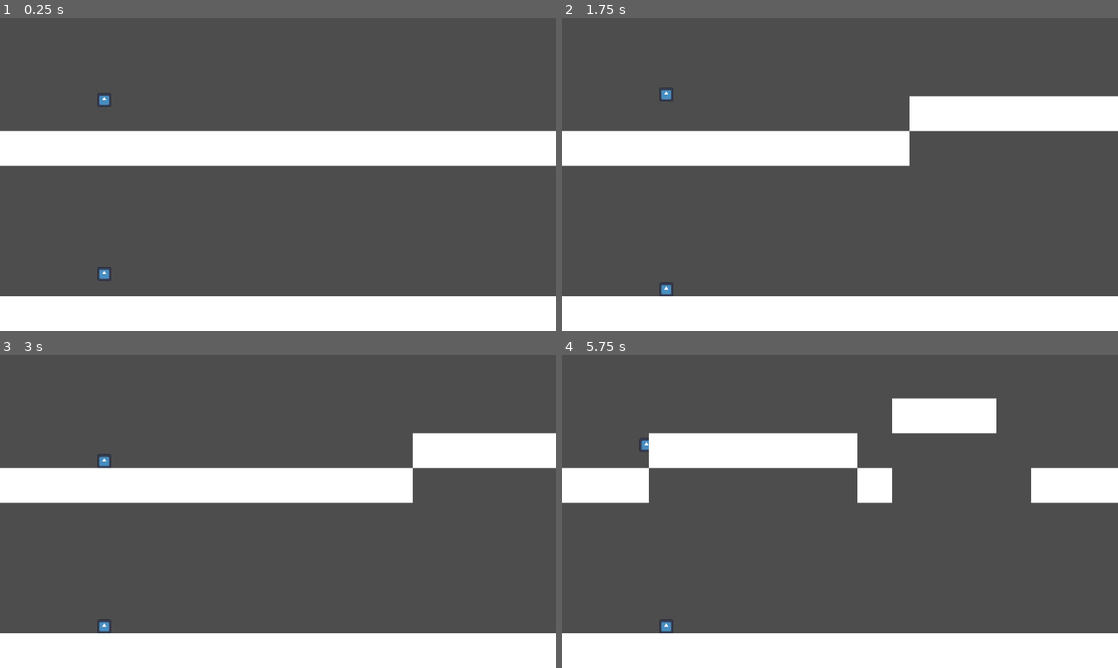
Above: before the commit, frames 1-4 (two rows, left to right).
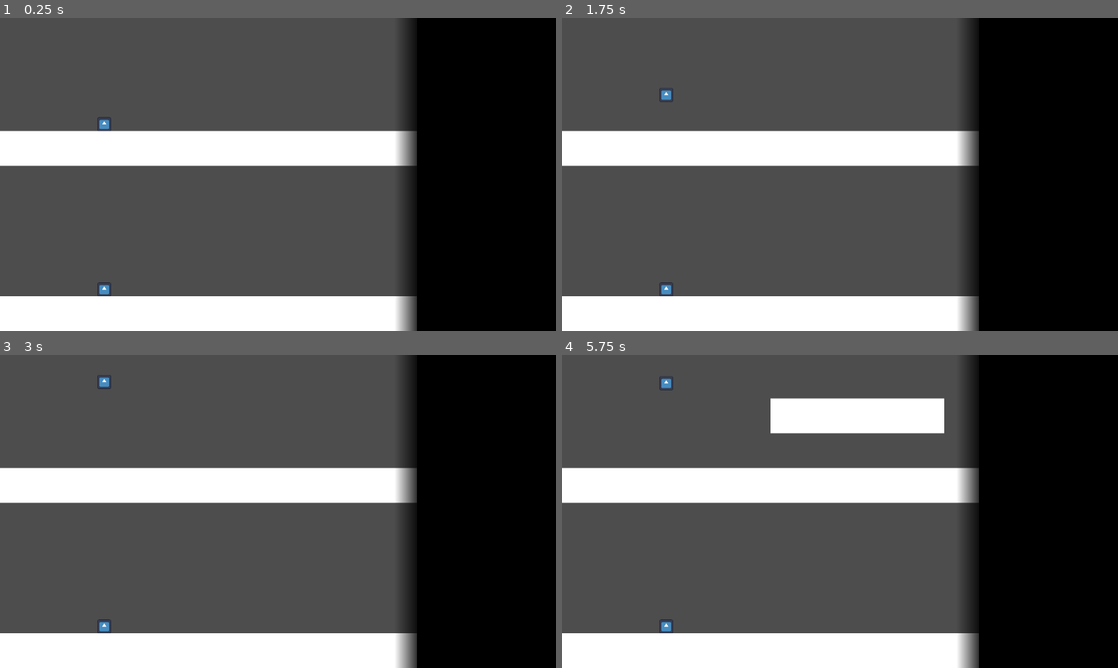
Above: after the commit, the same moments.

Repository: KingKingAu/-grandma
Game: Godot game, scene res://scenes/main/main.tscn
The game is run twice, just before and just after one commit, with the same random seed, the same clock (stepped at 60 frames per second) and the same inputs. The engine's default icon, where the game draws it, is replaced by a stand-in: a white triangle on a blue panel in a dark square.
Inputs (mouse positions are in pixels of both pictures, inside the frame that each line leads up to):
- Up to frame 1 (0.25 s): no input
- Up to frame 2 (1.75 s): tap Enter at 0.5 s; move the mouse to (962, 158) at 0.52 s; hold D (1_right) from 0.53 s (still down); tap W (1_up) at 0.6, 0.77, 1.07, 1.52, 1.55 s; click (962, 158) at 0.67 s; move the mouse to (728, 190) at 1.27 s; tap Alt at 1.35 s
- Up to frame 3 (3 s): tap W (1_up) at 1.82, 2.1 s; move the mouse to (333, 442) at 2.02 s; release D (1_right) at 2.03 s; hold A (1_left) 2.03-2.78 s; move the mouse to (250, 574) at 2.77 s; hold D (1_right) from 2.78 s (still down); tap Alt at 2.85 s; click (250, 574) at 2.92 s
- Up to frame 4 (5.75 s): tap W (1_up) at 3.02, 3.05, 3.32, 3.6, 3.77, 4.07, 4.52, 4.55, 4.82, 5.1 s; move the mouse to (1006, 558) at 3.52 s; move the mouse to (673, 464) at 4.27 s; release D (1_right) at 4.28 s; hold A (1_left) 4.28-5.03 s; tap Alt at 4.35 s; move the mouse to (867, 511) at 5.02 s; hold D (1_right) from 5.03 s (still down); click (867, 511) at 5.17 s

The runs differ from the first frame. In frame 1, 28% of the frame differs, in the area x 17-100%, y 0-100%; in frame 2, 30%; in frame 3, 28%; in frame 4, 40%, in the area x 13-100%, y 0-100%.

Commit message:
stuff
random generation better
jump buffering and coyote time
starting ui

Diff:
--- a/game/scenes/main/level_prototype.gd
+++ b/game/scenes/main/level_prototype.gd
@@ -4,6 +4,7 @@
 @export var player_number := 1 ## PLAYER 1 OR 2
 var speed_modifier: = 1.0
 
+@export var start_speed := 10.0
 @export var speed := 10.0
 @export var tile_size := 80.0
 const HALF_WIDTH = 1280 / 2.0
@@ -25,7 +26,6 @@
 var next_x = -HALF_WIDTH
 var current_pattern := [0, 0, 0, 1]
 var stretch_remains := 18
-var last_was_gap := false
 var is_transition_gap := false
 
 # Called when the node enters the scene tree for the first time.
@@ -64,24 +64,22 @@
 
 	var direction: float
 
-	if player_number == 1:
-		direction = Input.get_axis("1_left", "1_right")
+	direction = Input.get_axis(str(player_number) + "_left", str(player_number) + "_right")
 
-		if Input.is_action_pressed("1_reverse"):
-			speed_modifier = clamp(speed_modifier - delta, 0.0, 1.0)
-		else:
-			speed_modifier = clamp(speed_modifier + delta / 5, 0.0, 1.0)
+	if Input.is_action_pressed(str(player_number) + "_reverse"):
+		speed_modifier = clamp(speed_modifier - delta, 1.0/3.0, 1.0)
+		speed = start_speed
+	else:
+		speed_modifier = clamp(speed_modifier + delta / 5, 0.0, 1.0)
 
+	var current_speed: float
+	if direction:
+		current_speed = lerp(current_speed, -direction * speed * speed_modifier, .8)
+		speed = clamp(speed * 1.001, start_speed, 17.0)
 	else:
-		direction = Input.get_axis("2_left", "2_right")
+		current_speed = lerp(current_speed, 0.0, .7)
 
-		if Input.is_action_pressed("2_reverse"):
-			speed_modifier = clamp(speed_modifier - delta, 0.0, 1.0)
-		else:
-			speed_modifier = clamp(speed_modifier + delta / 5, 0.0, 1.0)
-
-	if direction:
-		position.x -= direction * speed * speed_modifier
+	position.x += current_speed
 
 func spawn_tile(x, y):
 	var tile = StaticBody2D.new()
@@ -103,23 +101,17 @@
 	add_child(tile)
 
 func next_stretch() -> void:
-	if !is_transition_gap and !last_was_gap:
+	if !is_transition_gap:
 		current_pattern = [[0, 0, 0, 0], [0, 0, 0, 1]].pick_random()
 		is_transition_gap = true
-		stretch_remains = 1
+		stretch_remains = randi_range(2, 4)
 		return
 
 	is_transition_gap = false
 	var next_pat: Array = patterns.pick_random()
 
-	while next_pat == [0, 0, 0, 0] and last_was_gap:
+	while next_pat == [0, 0, 0, 0]:
 		next_pat = patterns.pick_random()
 
-	if current_pattern == [0, 0, 0, 0]:
-		last_was_gap = true
-		stretch_remains = randi_range(1, 3)
-	else:
-		last_was_gap = false
-		stretch_remains = randi_range(3, 6)
-
+	stretch_remains = randi_range(3, 6)
 	current_pattern = next_pat
--- a/game/scenes/main/main.tscn
+++ b/game/scenes/main/main.tscn
@@ -3,6 +3,15 @@
 [ext_resource type="Script" uid="uid://capd03go4kgdf" path="res://scenes/main/main.gd" id="1_hyk8p"]
 [ext_resource type="PackedScene" uid="uid://cfhprpv5h8b6o" path="res://scenes/player/player.tscn" id="2_iuonh"]
 [ext_resource type="Script" uid="uid://dos2mdl8t6ivp" path="res://scenes/main/level_prototype.gd" id="4_l3cfh"]
+
+[sub_resource type="Gradient" id="Gradient_k2fmo"]
+colors = PackedColorArray(0, 0, 0, 1, 0, 0, 0, 0)
+
+[sub_resource type="GradientTexture2D" id="GradientTexture2D_g4v7s"]
+gradient = SubResource("Gradient_k2fmo")
+height = 720
+fill_from = Vector2(1, 0)
+fill_to = Vector2(0, 0)
 
 [node name="main" type="Node2D" unique_id=960753290 node_paths=PackedStringArray("player1", "player2", "level1", "level2")]
 script = ExtResource("1_hyk8p")
@@ -14,12 +23,12 @@
 [node name="Camera2D" type="Camera2D" parent="." unique_id=764908899]
 
 [node name="player" parent="." unique_id=1740188011 instance=ExtResource("2_iuonh")]
-position = Vector2(-400, -200)
+position = Vector2(-400, -115)
 scale = Vector2(0.5, 0.5)
 JUMP_VELOCITY = -600.0
 
 [node name="player2" parent="." unique_id=1965068261 instance=ExtResource("2_iuonh")]
-position = Vector2(-400, 200)
+position = Vector2(-400, 265)
 scale = Vector2(0.5, 0.5)
 collision_layer = 2
 collision_mask = 2
@@ -36,3 +45,21 @@
 script = ExtResource("4_l3cfh")
 main = NodePath("..")
 player_number = 2
+
+[node name="ui" type="Control" parent="." unique_id=1831061031]
+layout_mode = 3
+anchors_preset = 0
+offset_right = 40.0
+offset_bottom = 40.0
+
+[node name="ColorRect" type="ColorRect" parent="ui" unique_id=692022522]
+layout_mode = 0
+offset_left = 320.0
+offset_top = -360.0
+offset_right = 640.0
+offset_bottom = 360.0
+color = Color(0, 0, 0, 1)
+
+[node name="Sprite2D" type="Sprite2D" parent="ui" unique_id=1321713360]
+position = Vector2(300, 0)
+texture = SubResource("GradientTexture2D_g4v7s")
--- a/game/scenes/player/player.gd
+++ b/game/scenes/player/player.gd
@@ -3,34 +3,35 @@
 @export var player_number := 1 ## PLAYER 1 OR 2
 
 @export var JUMP_VELOCITY = -400.0
+@export var coyote_time := 0.1
+@export var jump_buffer_time := 0.15
+@export var coyote_timer: Timer
+@export var jump_buffer_timer: Timer
+
+@export var target_x = -400
 
 var speed_modifier: = 1.0
+var was_on_floor: bool = false
 
 func _physics_process(delta: float) -> void:
-	if not is_on_floor():
+	if was_on_floor and !is_on_floor() and velocity.y >= 0.0:
+		coyote_timer.start(coyote_time)
+
+	if Input.is_action_just_pressed(str(player_number) + "_up"):
+		jump_buffer_timer.start(jump_buffer_time)
+
+	if (is_on_floor() or coyote_timer.time_left) and jump_buffer_timer.time_left:
+		velocity.y = JUMP_VELOCITY * speed_modifier
+		coyote_timer.stop()
+		jump_buffer_timer.stop()
+
+	elif Input.is_action_just_released(str(player_number) + "_up") and velocity.y < 0:
+		velocity.y /= 2.0
+
+	if not is_on_floor() and !Input.is_action_pressed(str(player_number) + "_reverse"):
 		velocity += get_gravity() * delta
 
-	if player_number == 1:
-		if Input.is_action_just_pressed("1_up") and is_on_floor():
-			velocity.y = JUMP_VELOCITY
-		elif Input.is_action_just_released("1_up") and velocity.y < 0:
-			velocity.y /= 2.0
+	velocity.x = (target_x - position.x) * 10.0
 
-		if Input.is_action_pressed("1_reverse"):
-			speed_modifier = clamp(speed_modifier - delta, 0.0, 1.0)
-		else:
-			speed_modifier = clamp(speed_modifier + delta / 5, 0.0, 1.0)
-
-	else:
-		if Input.is_action_just_pressed("2_up") and is_on_floor():
-			velocity.y = JUMP_VELOCITY
-		elif Input.is_action_just_released("2_up") and velocity.y < 0:
-			velocity.y = 0
-
-		if Input.is_action_pressed("2_reverse"):
-			speed_modifier = clamp(speed_modifier - delta, 0.0, 1.0)
-		else:
-			speed_modifier = clamp(speed_modifier + delta / 5, 0.0, 1.0)
-
-
+	was_on_floor = is_on_floor()
 	move_and_slide()
--- a/game/scenes/player/player.tscn
+++ b/game/scenes/player/player.tscn
@@ -6,8 +6,10 @@
 [sub_resource type="CircleShape2D" id="CircleShape2D_g4v7s"]
 radius = 31.016125
 
-[node name="player" type="CharacterBody2D" unique_id=1740188011]
+[node name="player" type="CharacterBody2D" unique_id=1740188011 node_paths=PackedStringArray("coyote_timer", "jump_buffer_timer")]
 script = ExtResource("1_dovo2")
+coyote_timer = NodePath("coyote")
+jump_buffer_timer = NodePath("jump_buffer")
 
 [node name="Icon" type="Sprite2D" parent="." unique_id=1778202872]
 scale = Vector2(0.5, 0.5)
@@ -15,3 +17,9 @@
 
 [node name="CollisionShape2D" type="CollisionShape2D" parent="." unique_id=1178410566]
 shape = SubResource("CircleShape2D_g4v7s")
+
+[node name="coyote" type="Timer" parent="." unique_id=1927165851]
+one_shot = true
+
+[node name="jump_buffer" type="Timer" parent="." unique_id=488421630]
+one_shot = true
